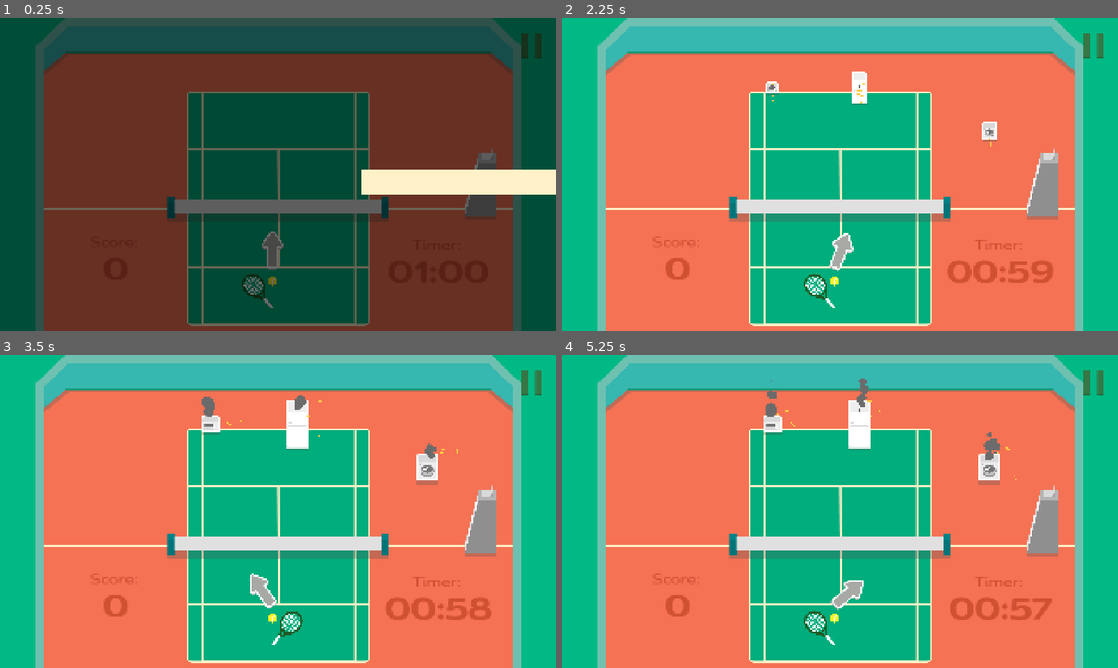
Above: before the commit, frames 1-4 (two rows, left to right).
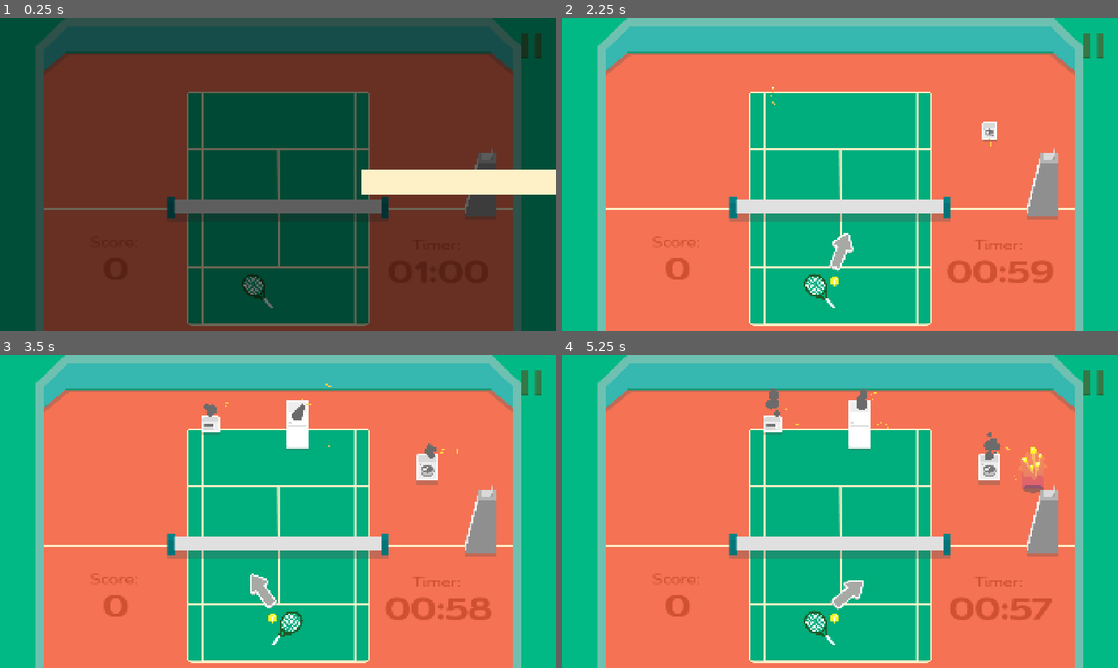
Above: after the commit, the same moments.

Repository: VeryKoolGames/ace_electromenager
Game: Godot game, scene res://Assets/Scenes/Main/main.tscn
The game is run twice, just before and just after one commit, with the same random seed, the same clock (stepped at 60 frames per second) and the same inputs. This scene is started directly instead of the project's main scene.
Inputs (mouse positions are in pixels of both pictures, inside the frame that each line leads up to):
- Up to frame 1 (0.25 s): no input
- Up to frame 2 (2.25 s): move the mouse to (962, 158) at 0.52 s; press the mouse at (962, 158) at 0.53 s; move the mouse to (728, 190) at 1.27 s; release the mouse at (728, 190) at 1.28 s; click (728, 190) at 1.35 s; move the mouse to (895, 105) at 2.02 s; press the mouse at (895, 105) at 2.03 s
- Up to frame 3 (3.5 s): move the mouse to (250, 574) at 2.77 s; release the mouse at (250, 574) at 2.78 s; click (250, 574) at 2.85 s
- Up to frame 4 (5.25 s): move the mouse to (1006, 558) at 3.52 s; press the mouse at (1006, 558) at 3.53 s; release the mouse at (1006, 558) at 4.25 s; click (1095, 383) at 4.25 s; tap Enter at 5 s; move the mouse to (673, 464) at 5.02 s; click (673, 464) at 5.1 s

The runs differ from the first frame. In frame 1, 0.3% of the frame differs, in the area x 47-51%, y 68-86%; in frame 2, 0.4%; in frame 3, 0.2%; in frame 4, 0.5%, in the area x 36-87%, y 7-45%.

Commit message:
added a lot of fixes

Diff:
--- a/Arrow_Ben.tscn
+++ b/Arrow_Ben.tscn
@@ -47,7 +47,6 @@
 tint_progress = Color(0.984314, 0.462745, 0.223529, 1)
 
 [node name="GPUParticles2D" type="GPUParticles2D" parent="."]
-position = Vector2(0, -91)
 emitting = false
 amount = 4
 texture = ExtResource("6_g06xe")
--- a/Assets/Materials/shoot_particles.tres
+++ b/Assets/Materials/shoot_particles.tres
@@ -1,29 +1,20 @@
-[gd_resource type="ParticleProcessMaterial" load_steps=5 format=3 uid="uid://c3gcgju4x0r8b"]
+[gd_resource type="ParticleProcessMaterial" load_steps=3 format=3 uid="uid://c3gcgju4x0r8b"]
 
-[sub_resource type="Curve" id="Curve_2u67p"]
-_data = [Vector2(0, 1), 0.0, 0.0, 0, 0, Vector2(0.530242, 0.884681), 0.0, 0.0, 0, 0, Vector2(0.989919, 0.00426471), 0.0, 0.0, 0, 0]
+[sub_resource type="Curve" id="Curve_pedw5"]
+_data = [Vector2(0.0111111, 1), 0.0, 0.0, 0, 0, Vector2(0.758333, 1), 0.0, 0.0, 0, 0, Vector2(0.994444, 0), 0.0, 0.0, 0, 0]
 point_count = 3
 
-[sub_resource type="CurveTexture" id="CurveTexture_b720g"]
-curve = SubResource("Curve_2u67p")
-
-[sub_resource type="Gradient" id="Gradient_1yd8r"]
-offsets = PackedFloat32Array(0.00226244, 0.995475)
-colors = PackedColorArray(0.815686, 0.188235, 0.196078, 1, 1, 0.792157, 0.266667, 1)
-
-[sub_resource type="GradientTexture1D" id="GradientTexture1D_x472e"]
-gradient = SubResource("Gradient_1yd8r")
+[sub_resource type="CurveTexture" id="CurveTexture_oicgd"]
+curve = SubResource("Curve_pedw5")
 
 [resource]
 resource_local_to_scene = true
-particle_flag_disable_z = true
-spread = 180.0
-initial_velocity_min = 180.0
+direction = Vector3(0, 1, 0)
+spread = 60.0
+initial_velocity_min = 120.0
 initial_velocity_max = 180.0
-gravity = Vector3(0, 98, 0)
+damping_max = 2.89
 scale_min = 0.6
 scale_max = 0.8
-scale_over_velocity_max = 141.08
 color = Color(1, 0.792157, 0.262745, 1)
-color_initial_ramp = SubResource("GradientTexture1D_x472e")
-alpha_curve = SubResource("CurveTexture_b720g")
+alpha_curve = SubResource("CurveTexture_oicgd")
--- a/Assets/Resources/BallSpawnTimer.tres
+++ b/Assets/Resources/BallSpawnTimer.tres
@@ -4,5 +4,5 @@
 
 [resource]
 script = ExtResource("1_52mtj")
-value = 1.5
+value = 0.8
 metadata/_custom_type_script = "uid://cxen80npuihu6"
--- a/Assets/Resources/FastSpawnShot.tres
+++ b/Assets/Resources/FastSpawnShot.tres
@@ -7,6 +7,6 @@
 script = ExtResource("1_m6a66")
 name = "Tir Rapide"
 type = 2
-duration = 10.0
+duration = 7.0
 sprite = ExtResource("2_m6a66")
 metadata/_custom_type_script = "uid://1624y4xhog4a"
--- a/Assets/Resources/ReboundShot.tres
+++ b/Assets/Resources/ReboundShot.tres
@@ -7,6 +7,6 @@
 script = ExtResource("1_e73ak")
 name = "Tir Rebond"
 type = 1
-duration = 10.0
+duration = 7.0
 sprite = ExtResource("2_e73ak")
 metadata/_custom_type_script = "uid://1624y4xhog4a"
--- a/Assets/Resources/TripleShot.tres
+++ b/Assets/Resources/TripleShot.tres
@@ -7,6 +7,6 @@
 script = ExtResource("1_r27jd")
 name = "Tir Triple"
 type = 0
-duration = 10.0
+duration = 7.0
 sprite = ExtResource("2_sextf")
 metadata/_custom_type_script = "uid://1624y4xhog4a"
--- a/Assets/Scenes/Globals/audio_manager.tscn
+++ b/Assets/Scenes/Globals/audio_manager.tscn
@@ -15,6 +15,7 @@
 [ext_resource type="AudioStream" uid="uid://doq2c0s38ww5h" path="res://Assets/Sounds/sifflet.wav" id="13_83x86"]
 [ext_resource type="AudioStream" uid="uid://baqyi45i2086g" path="res://Assets/Sounds/collab-vkg-for-ace-menu-14.8.mp3" id="14_kxxqw"]
 [ext_resource type="AudioStream" uid="uid://cb2ji4yh02ea6" path="res://Assets/Sounds/collab-vkg-for-ace-14.8.mp3" id="15_xygjl"]
+[ext_resource type="AudioStream" uid="uid://dwp4wd3onwim" path="res://Assets/Sounds/transition.wav" id="16_ws8rg"]
 
 [node name="AudioManager" type="Node2D" node_paths=PackedStringArray("shoot_sounds", "rebound_sounds", "charge_sound", "whistle_sound")]
 script = ExtResource("1_4riyp")
@@ -75,3 +76,9 @@
 
 [node name="MainMusic" type="AudioStreamPlayer2D" parent="MainMusics"]
 stream = ExtResource("15_xygjl")
+
+[node name="TransitionSound" type="Node" parent="."]
+
+[node name="TransitionSound" type="AudioStreamPlayer2D" parent="TransitionSound"]
+stream = ExtResource("16_ws8rg")
+pitch_scale = 1.5
--- a/Assets/Scenes/Main/main.tscn
+++ b/Assets/Scenes/Main/main.tscn
@@ -295,6 +295,10 @@
 script = ExtResource("1_nfxtm")
 
 [node name="ResponsiveLayer" type="CanvasLayer" parent="."]
+script = ExtResource("19_oaiys")
+
+[node name="Camera2D" type="Camera2D" parent="ResponsiveLayer"]
+anchor_mode = 0
 
 [node name="Decors" type="Control" parent="ResponsiveLayer"]
 layout_mode = 3
@@ -1157,10 +1161,7 @@
 layout_mode = 1
 anchors_preset = 10
 anchor_right = 1.0
-offset_left = 3000.0
-offset_top = 500.0
-offset_right = 3000.0
-offset_bottom = 611.0
+offset_bottom = 111.0
 grow_horizontal = 2
 pivot_offset = Vector2(960, 55.5)
 theme_override_constants/margin_left = 0
@@ -1192,6 +1193,4 @@
 
 [node name="ParticlesContainer" type="Node2D" parent="ResponsiveLayer/RepaireParticlesManager"]
 
-[node name="Camera2D" type="Camera2D" parent="."]
-anchor_mode = 0
-script = ExtResource("19_oaiys")
+[node name="Node2D" type="Node2D" parent="."]
--- /dev/null
+++ b/Assets/Scenes/Main/responsive_layer.gd
@@ -0,0 +1,11 @@
+extends "res://Assets/Scripts/camera.gd"
+
+
+# Called when the node enters the scene tree for the first time.
+func _ready() -> void:
+	pass # Replace with function body.
+
+
+# Called every frame. 'delta' is the elapsed time since the previous frame.
+func _process(delta: float) -> void:
+	pass
--- a/Assets/Scenes/Main/tutorial.tscn
+++ b/Assets/Scenes/Main/tutorial.tscn
@@ -20,7 +20,6 @@
 [ext_resource type="Texture2D" uid="uid://cjld02n6rulqs" path="res://Assets/sprites/Pannel1.png" id="27_jlixy"]
 [ext_resource type="Script" uid="uid://b3elnfvlugmuk" path="res://Assets/Scripts/Globals/tutorial_ui.gd" id="29_6rwrp"]
 [ext_resource type="Script" uid="uid://dqf24e5p7812r" path="res://Assets/Scripts/camera.gd" id="29_o7e8p"]
-[ext_resource type="AudioStream" uid="uid://dsvbg3xv1on2e" path="res://Assets/Sounds/main_music.mp3" id="30_c1lqy"]
 [ext_resource type="Resource" uid="uid://3go6chxms7sw" path="res://Assets/Resources/TutorialDialogue1.tres" id="30_paycb"]
 [ext_resource type="Script" uid="uid://d315g88q7180c" path="res://Assets/Scripts/Components/scale_on_destroy_component.gd" id="30_wu0vg"]
 [ext_resource type="Resource" uid="uid://c3wngdbaef73w" path="res://Assets/Resources/TutorialDialogue2.tres" id="31_wu0vg"]
@@ -612,7 +611,3 @@
 [node name="Camera2D" type="Camera2D" parent="."]
 anchor_mode = 0
 script = ExtResource("29_o7e8p")
-
-[node name="AudioStreamPlayer2D" type="AudioStreamPlayer2D" parent="."]
-stream = ExtResource("30_c1lqy")
-autoplay = true
--- a/Assets/Scenes/Player/player.tscn
+++ b/Assets/Scenes/Player/player.tscn
@@ -28,7 +28,7 @@
 script = ExtResource("4_340hg")
 ball_scene = ExtResource("5_340hg")
 spawn_cooldown = ExtResource("7_fg6bc")
-fast_spawn_cooldown = 0.5
+fast_spawn_cooldown = 0.2
 aiming_arrow = NodePath("../AimingArrow")
 
 [node name="SpawnPoint" type="Node2D" parent="BallSpawner"]
--- a/Assets/Scenes/UI/power_up_line_ui.tscn
+++ b/Assets/Scenes/UI/power_up_line_ui.tscn
@@ -32,6 +32,7 @@
 
 [sub_resource type="StyleBoxFlat" id="StyleBoxFlat_dsjn6"]
 bg_color = Color(0.964706, 0.478431, 0.360784, 1)
+border_color = Color(0.8, 0.8, 0.8, 0)
 corner_radius_top_left = 15
 corner_radius_top_right = 15
 corner_radius_bottom_right = 15
@@ -104,7 +105,7 @@
 layout_mode = 2
 theme_override_styles/background = SubResource("StyleBoxFlat_8haas")
 theme_override_styles/fill = SubResource("StyleBoxFlat_dsjn6")
-value = 55.26
+value = 100.0
 show_percentage = false
 
 [node name="DurationTimer" type="Timer" parent="."]
--- a/Assets/Scripts/Ball/ball_spawner.gd
+++ b/Assets/Scripts/Ball/ball_spawner.gd
@@ -11,11 +11,12 @@
 
 func _ready() -> void:
 	aiming_arrow_base_scale = aiming_arrow.scale
-	spawn_ball()
+	aiming_arrow.scale = Vector2.ZERO
 	cooldown_timer.wait_time = spawn_cooldown.value
 	cooldown_timer.timeout.connect(on_cooldown_ended)
 	Events.on_power_up_activated.connect(on_fast_show_power_up_picked_up)
 	Events.on_power_up_expired.connect(on_fast_show_power_up_expired)
+	Events.on_game_started.connect(spawn_ball)
 
 func spawn_ball() -> void:
 	if owner.current_ball:
--- a/Assets/Scripts/Components/scale_on_spawn_component.gd
+++ b/Assets/Scripts/Components/scale_on_spawn_component.gd
@@ -5,12 +5,15 @@
 @export_range(0.1, 1) var scale_factor: float
 @export_range(0.01, 1) var spawn_speed: float = 0.05
 @export_range(0.1, 1) var size_decrease_speed: float = 0.2
+@export var delay := 0.0
 
 func _ready() -> void:
+	target.scale = Vector2.ZERO
+	if delay != 0:
+		await get_tree().create_timer(delay).timeout
 	scale_on_spawn()
 
 func scale_on_spawn() -> void:
-	target.scale = Vector2.ZERO
 	var tween = create_tween()
 	tween.tween_property(target, "scale", Vector2.ONE + Vector2(scale_factor, scale_factor), spawn_speed)
 	tween.tween_property(target, "scale", Vector2.ONE, size_decrease_speed)
--- a/Assets/Scripts/Managers/machine_spawn_manager.gd
+++ b/Assets/Scripts/Managers/machine_spawn_manager.gd
@@ -1,4 +1,5 @@
 extends Node
+
 var spawn_area: Rect2
 var min_distance = 150.0
 var grid_size = min_distance
@@ -8,12 +9,13 @@
 @export var power_ups: Array[PackedScene]
 var has_game_ended := false
 var grid_positions: Dictionary = {}
+var latest_power_up_type: ResPowerUp.PowerUpEnum
 
-# Power ups
+# Region
 var max_power_ups := 3
 var current_power_ups := 0
-var min_power_up_timer := 5
-var max_power_up_timer := 10
+var min_power_up_timer := 4
+var max_power_up_timer := 7
 
 func _ready() -> void:
 	power_up_cooldown.start(randf_range(min_power_up_timer, max_power_up_timer))
@@ -34,8 +36,8 @@
 
 func on_game_state_advanced() -> void:
 	spawn_machines(2)
-	min_power_up_timer -= 2
-	max_power_up_timer -= 3
+	min_power_up_timer -= 1
+	max_power_up_timer -= 2
 
 func on_game_ended() -> void:
 	has_game_ended = true
@@ -77,7 +79,6 @@
 	spawn_power_up_at(pos)
 	current_power_ups += 1
 	power_up_cooldown.start(randf_range(min_power_up_timer, max_power_up_timer))
-	return
 
 func spawn_machines(machine_count: int):
 	var empty_positions = get_empty_positions()
@@ -85,6 +86,7 @@
 
 	for i in range(min(machine_count, empty_positions.size())):
 		spawn_machine_at(empty_positions[i])
+		await get_tree().create_timer(0.2).timeout
 
 func get_empty_positions() -> Array:
 	var empty = []
@@ -116,7 +118,11 @@
 	grid_positions[position] = obj
 
 func spawn_power_up_at(position: Vector2):
-	var obj = get_random_power_up().instantiate() as Node
+	var obj = get_random_power_up().instantiate() as PowerUp
+	while obj.res_power_up.type == latest_power_up_type:
+		obj = get_random_power_up().instantiate() as PowerUp
+	latest_power_up_type = obj.res_power_up.type
+	obj.res_power_up.type
 	obj.global_position = position
 	add_child(obj)
 	grid_positions[position] = obj
--- a/Assets/Scripts/Managers/score_manager.gd
+++ b/Assets/Scripts/Managers/score_manager.gd
@@ -32,7 +32,7 @@
 
 func on_score_received(score_value: int) -> void:
 	if score_buffer >= 10:
-		var multiplier_tier = min(int(score_buffer / 10), 9)
+		var multiplier_tier = clamp(score_buffer / 10, 1.5, 5)
 		multiplier = multiplier_tier
 		score_value *= multiplier
 	score_buffer += score_value
--- a/Assets/Scripts/Player/aiming_arrow.gd
+++ b/Assets/Scripts/Player/aiming_arrow.gd
@@ -6,6 +6,7 @@
 @export var fill_speed := 0.0
 var fill_direction = 1
 var is_player_shooting := false
+var camera: Camera2D
 
 const MIN_ROT = deg_to_rad(-90)
 const MAX_ROT = deg_to_rad( 90)
@@ -15,6 +16,7 @@
 var scale_down_tween: Tween
 
 func _ready() -> void:
+	camera = get_tree().root.get_camera_2d()
 	Events.on_game_timer_ended.connect(stop_charge_sound)
 
 func stop_charge_sound() -> void:
@@ -37,9 +39,16 @@
 		var from_up = raw + deg_to_rad(90)
 		rotation = clamp(from_up, MIN_ROT, MAX_ROT)
 	else:
-		rotation = (MIN_ROT if shot_direction.x < 0 else MAX_ROT)
+		shot_direction *= -1
+		var raw = shot_direction.angle()
+		var from_up = raw + deg_to_rad(90)
+		rotation = clamp(from_up, MIN_ROT, MAX_ROT)
 
 func handle_strength(delta) -> void:
+	if owner.has_power_up(ResPowerUp.PowerUpEnum.FAST_SPAWN_SHOT):
+		var tween = create_tween()
+		tween.tween_property(strength_texture_bar, "value", strength_texture_bar.max_value, 0.1)
+		return
 	if strength_texture_bar.value <= strength_texture_bar.min_value:
 		fill_direction = 1
 	elif strength_texture_bar.value >= strength_texture_bar.max_value:
@@ -48,22 +57,35 @@
 	strength_texture_bar.value = bar_value
 
 func start_charging_shot() -> void:
+	zoom_camera()
 	is_player_shooting = true
 	AudioManager.play_charge_sound()
 
 func stop_charging_shot() -> Dictionary:
+	unzoom_camera()
+	var shot_strength = bar_value
+	if owner.has_power_up(ResPowerUp.PowerUpEnum.FAST_SPAWN_SHOT):
+		shot_strength = strength_texture_bar.max_value
 	var ret = {
-		"shot_strength": bar_value,
+		"shot_strength": shot_strength,
 		"shot_direction": shot_direction.normalized()
 	}
 	AudioManager.stop_charge_sound()
-	if bar_value >= 90:
+	if shot_strength >= 90:
 		animate_shot(true)
 	else:
 		animate_shot(false)
 	Events.on_shot_released.emit(bar_value)
 	reset_values()
 	return ret
+
+func zoom_camera() -> void:
+	var tween = create_tween()
+	tween.tween_property(camera, "zoom", camera.zoom + Vector2(0.05, 0.05), 0.1)
+
+func unzoom_camera() -> void:
+	var tween = create_tween()
+	tween.tween_property(camera, "zoom", Vector2.ONE, 0.1)
 
 func reset_values() -> void:
 	is_player_shooting = false
@@ -75,7 +97,7 @@
 func animate_shot(is_perfect_shot: bool) -> void:
 	# If the player scored above 90 we want to reward him with a small animation
 	if is_perfect_shot:
-		gpu_particles_2d.emitting = true
+		gpu_particles_2d.restart()
 	var scale_factor = Vector2(0.4, 0.4) if is_perfect_shot else Vector2(0.1, 0.1)
 	scale_down_tween = create_tween()
 	var target_scale: Vector2 = scale
--- a/Assets/Scripts/UI/end_game_ui.gd
+++ b/Assets/Scripts/UI/end_game_ui.gd
@@ -26,6 +26,7 @@
 	score_label.text = "[b]%d[/b]\nPTS" % score_manager.current_score
 
 func on_replay_button_clicked() -> void:
+	AudioManager.transition_to_game_music()
 	TransitionManager.play_transition(TransitionManager.MainScenesEnum.GAME)
 
 func on_leaderboard_button_clicked() -> void:
@@ -33,7 +34,7 @@
 
 func show_best_score_rect() -> void:
 	if not SaveSystem.has_saved_player():
-		best_score_rect.show()
+		best_score_rect.hide()
 		return
 
 	var body = {
--- a/Assets/Scripts/UI/transition_ui.gd
+++ b/Assets/Scripts/UI/transition_ui.gd
@@ -24,6 +24,7 @@
 	original_rotation = transi_screen.rotation
 
 func play_transition(scene_to_transition_to: MainScenesEnum) -> void:
+	AudioManager.play_transition_sound()
 	transi_screen.position = original_pos
 	transi_screen.rotation = original_rotation
 	var scene = scenes_dict[scene_to_transition_to]
@@ -37,6 +38,7 @@
 func _play_out_transition(scene: String) -> void:
 	await get_tree().create_timer(1).timeout
 	get_tree().change_scene_to_file(scene)
+	AudioManager.play_transition_sound()
 	transi_screen.rotation = original_rotation
 	var tween = create_tween()
 	var target_position = get_tree().root.get_viewport().size.x
--- a/Assets/Scripts/camera.gd
+++ b/Assets/Scripts/camera.gd
@@ -1,4 +1,4 @@
-extends Camera2D
+extends CanvasLayer
 
 @export var randomStrenght: float = 30
 @export var shakeFade: float = 10.0
@@ -11,9 +11,9 @@
 
 func apply_shake(strength: float):
 	if strength >= 90:
-		shakeStrenght = 30
+		shakeStrenght = 15
 	else:
-		shakeStrenght = 15
+		shakeStrenght = 5
 
 func _process(delta):
 	if shakeStrenght > 0:
--- a/AudioManager.gd
+++ b/AudioManager.gd
@@ -6,6 +6,7 @@
 @export var whistle_sound: AudioStreamPlayer2D
 @onready var menu_music: AudioStreamPlayer2D = $MainMusics/MenuMusic
 @onready var main_music: AudioStreamPlayer2D = $MainMusics/MainMusic
+@onready var transition_sound: AudioStreamPlayer2D = $TransitionSound/TransitionSound
 
 var is_muted := false
 
@@ -45,3 +46,6 @@
 		await get_tree().create_timer(1.5).timeout
 	menu_music.volume_db = 0
 	menu_music.play()
+
+func play_transition_sound() -> void:
+	transition_sound.play()
Not shown: 1 places in Assets/Scenes/Globals/audio_manager.tscn that only renumber resources
Not shown, added: Assets/Scenes/Main/responsive_layer.gd.uid
Not shown: 1 places in Assets/Scenes/Main/tutorial.tscn that only renumber resources
Not shown, added: Assets/Sounds/transition.wav.import
Not shown, changed: export_presets.cfg
Not shown, added: Assets/Sounds/transition.wav
